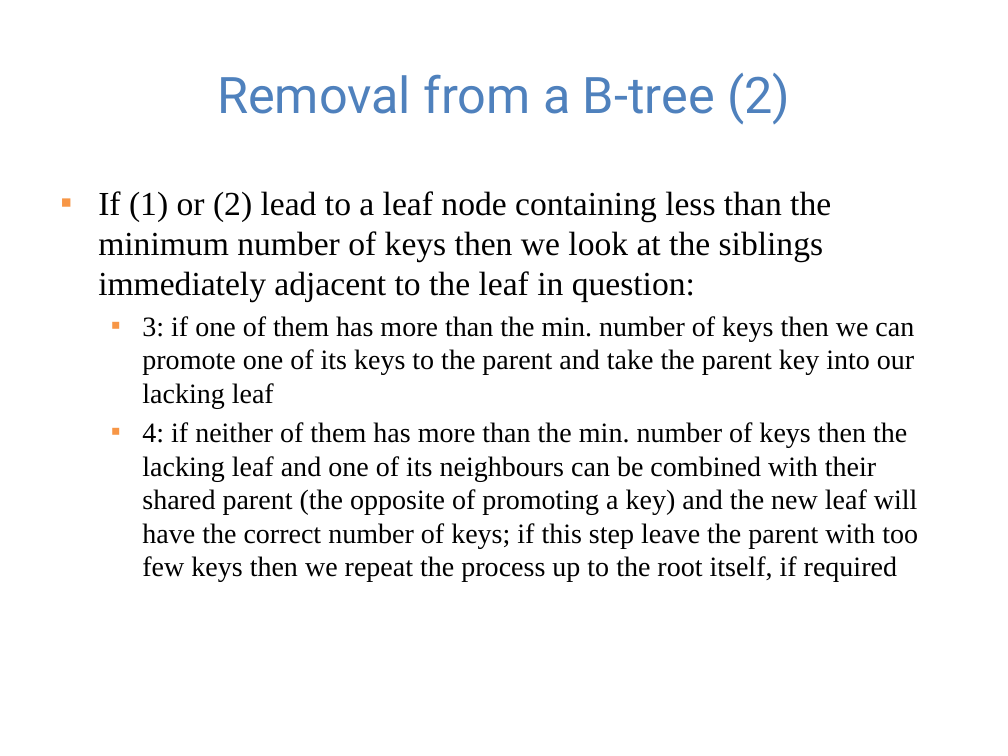
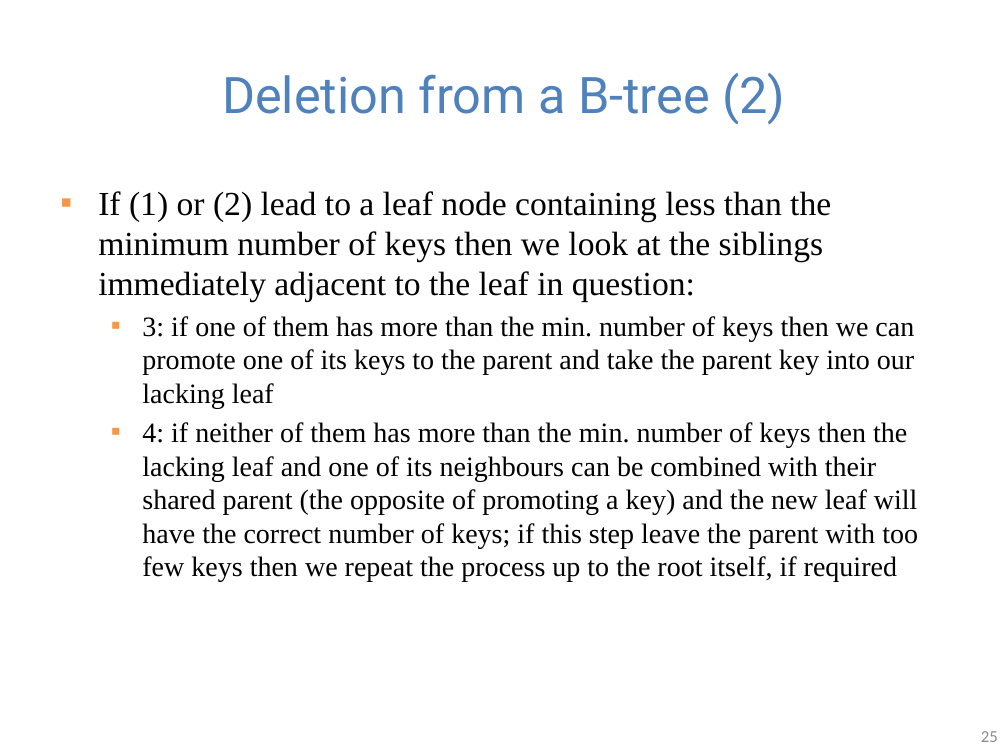
Before and after one commit to guhofstra/CSC111Fa25, a slide deck: slide 25 of PPTs/Lecture 10-2-3 trees B trees.pptx. Drawn at 1008x756 pixels with LibreOffice and Linux fonts; fonts in the diff are those of the drawing. Boxes give left, top, right and bottom in pixels: in the first picture for what was removed or moved away, otherwise in the second. Text is boxed around its words. In the diff, an @@ line names an element or a change of style, - is before the commit and + after.

```diff
--- a/PPTs/Lecture 10-2-3 trees B trees.pptx
+++ b/PPTs/Lecture 10-2-3 trees B trees.pptx
@@ title at [222,73,785,124]: text changed @@
-Removal from a B-tree (2)
+Deletion from a B-tree (2)
@@ page number added at [981,731,998,742], 12 pt, text #8C8C8C @@
+25
```
Also in this commit, not shown: 36 other slides changed, 10 other files.
